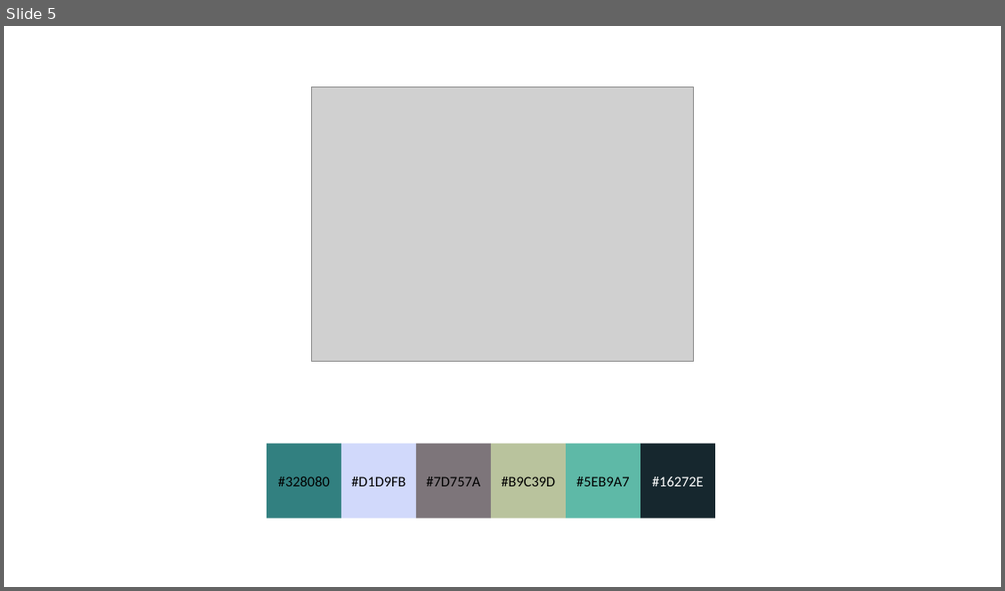
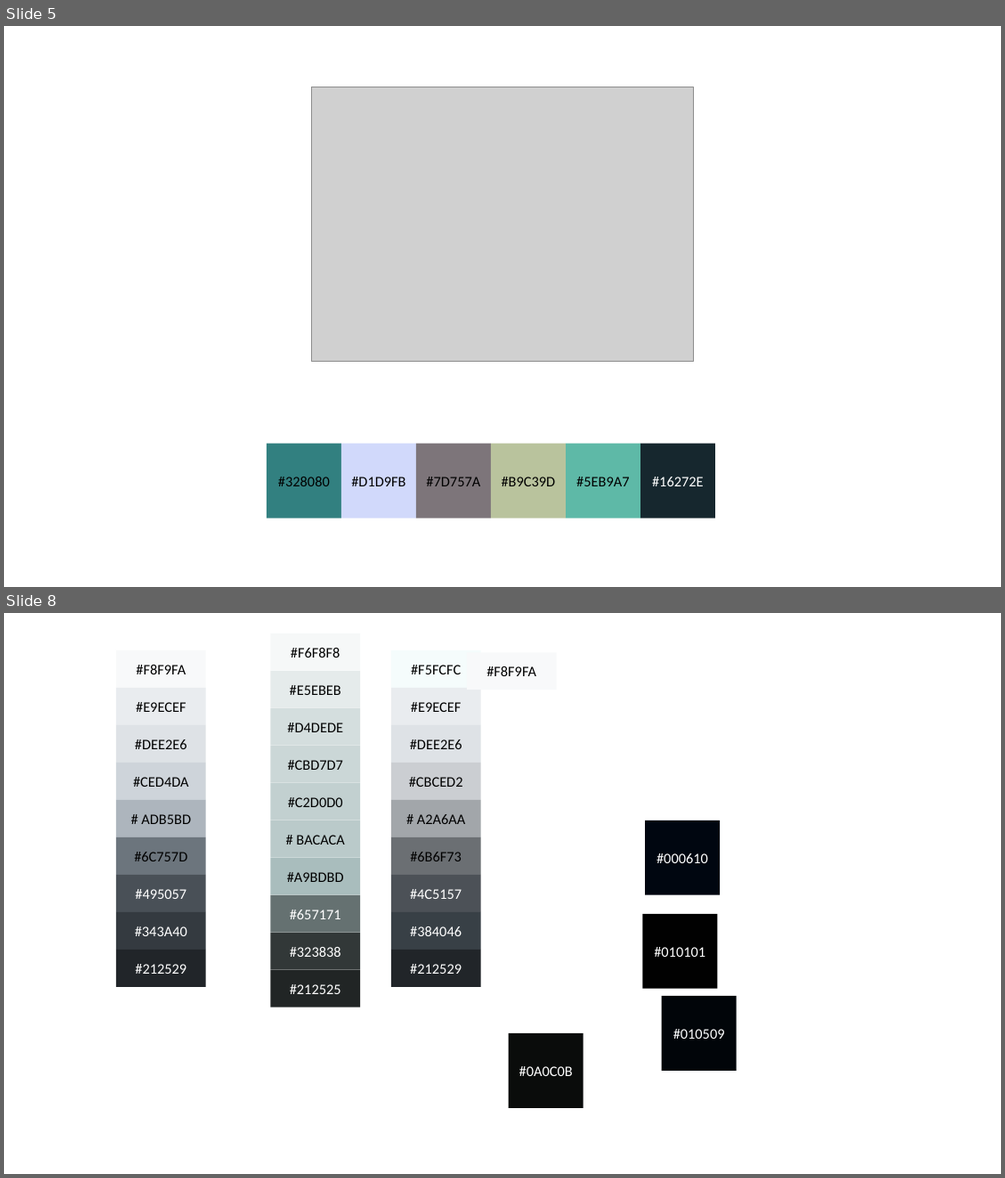
Before and after one commit to fj-dev/gui-design, a slide deck: color-scheme-ideas.pptx. Shown one above the other, each under a label of ours: slide 5 before the commit, slides 5 and 8 after it; the slides between them are not shown. The pictures are 1005x591 and 1005x1178 pixels, drawn with LibreOffice and Linux fonts; fonts in the diff are those of the drawing; grey boxes stand for pictures. Boxes give left, top, right and bottom in pixels: in the first picture for what was removed or moved away, otherwise in the second. Text is boxed around its words. In the diff, an @@ line names an element or a change of style, - is before the commit and + after.

```diff
--- a/color-scheme-ideas.pptx
+++ b/color-scheme-ideas.pptx
@@ slide 8 added at bbox=[4, 613, 1001, 1174], background #FFFFFF @@
@@ rectangle added at bbox=[270, 633, 360, 671], fill #F6F8F8, 14 pt, text #000000 @@
+#F6F8F8
@@ rectangle added at bbox=[116, 650, 206, 688], fill #F8F9FA, 14 pt, text #000000 @@
+#F8F9FA
@@ rectangle added at bbox=[391, 650, 481, 688], fill #F5FCFC, 14 pt, text #000000 @@
+#F5FCFC
@@ rectangle added at bbox=[467, 653, 557, 690], fill #F8F9FA, 14 pt, text #000000 @@
+#F8F9FA
@@ rectangle added at bbox=[116, 688, 206, 725], fill #E9ECEF, 14 pt, text #000000 @@
+#E9ECEF
@@ rectangle added at bbox=[270, 671, 360, 708], fill #E5EBEB, 14 pt, text #000000 @@
+#E5EBEB
@@ rectangle added at bbox=[391, 688, 481, 725], fill #E9ECEF, 14 pt, text #000000 @@
+#E9ECEF
@@ rectangle added at bbox=[270, 708, 360, 746], fill #D4DEDE, 14 pt, text #000000 @@
+#D4DEDE
@@ rectangle added at bbox=[116, 725, 206, 763], fill #DEE2E6, 14 pt, text #000000 @@
+#DEE2E6
@@ rectangle added at bbox=[270, 746, 360, 783], fill #CBD7D7, 14 pt, text #000000 @@
+#CBD7D7
@@ rectangle added at bbox=[391, 725, 481, 763], fill #DEE2E6, 14 pt, text #000000 @@
+#DEE2E6
@@ rectangle added at bbox=[116, 763, 206, 800], fill #CED4DA, 14 pt, text #000000 @@
+#CED4DA
@@ rectangle added at bbox=[391, 763, 481, 800], fill #CBCED2, 14 pt, text #000000 @@
+#CBCED2
@@ rectangle added at bbox=[270, 783, 360, 820], fill #C2D0D0, 14 pt, text #000000 @@
+#C2D0D0
@@ rectangle added at bbox=[116, 800, 206, 837], fill #ADB5BD, 14 pt, text #000000 @@
+# ADB5BD
@@ rectangle added at bbox=[270, 820, 360, 858], fill #BACACA, 14 pt, text #000000 @@
+# BACACA
@@ rectangle added at bbox=[391, 800, 481, 837], fill #A2A6AA, 14 pt, text #000000 @@
+# A2A6AA
@@ rectangle added at bbox=[645, 820, 720, 895], fill #000610, 14 pt, text #FFFFFF @@
+#000610
@@ rectangle added at bbox=[116, 837, 206, 875], fill #6C757D, 14 pt, text #000000 @@
+#6C757D
@@ rectangle added at bbox=[391, 837, 481, 875], fill #6B6F73, 14 pt, text #000000 @@
+#6B6F73
@@ rectangle added at bbox=[116, 875, 206, 912], fill #495057, 14 pt, text #FFFFFF @@
+#495057
@@ rectangle added at bbox=[270, 858, 360, 895], fill #A9BDBD, 14 pt, text #000000 @@
+#A9BDBD
@@ rectangle added at bbox=[391, 875, 481, 912], fill #4C5157, 14 pt, text #FFFFFF @@
+#4C5157
@@ rectangle added at bbox=[270, 895, 360, 933], fill #657171, 14 pt, text #FFFFFF @@
+#657171
@@ rectangle added at bbox=[116, 912, 206, 949], fill #343A40, 14 pt, text #FFFFFF @@
+#343A40
@@ rectangle added at bbox=[270, 933, 360, 970], fill #323838, 14 pt, text #FFFFFF @@
+#323838
@@ rectangle added at bbox=[391, 912, 481, 949], fill #384046, 14 pt, text #FFFFFF @@
+#384046
@@ rectangle added at bbox=[643, 914, 718, 989], fill #010101, 14 pt, text #FFFFFF @@
+#010101
@@ rectangle added at bbox=[116, 949, 206, 987], fill #212529, 14 pt, text #FFFFFF @@
+#212529
@@ rectangle added at bbox=[391, 949, 481, 987], fill #212529, 14 pt, text #FFFFFF @@
+#212529
@@ rectangle added at bbox=[270, 970, 360, 1007], fill #212525, 14 pt, text #FFFFFF @@
+#212525
@@ rectangle added at bbox=[662, 996, 736, 1070], fill #010509, 14 pt, text #FFFFFF @@
+#010509
@@ rectangle added at bbox=[509, 1033, 583, 1108], fill #0A0C0B, 14 pt, text #FFFFFF @@
+#0A0C0B
```
Also in this commit, not shown: 2 slides changed, 3 other slides added, 1 other file.
